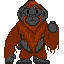
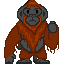
Two versions of the same layered image (64 x 64). Layer-by-layer changes:
painted on "Ape King Head" over [17, 0, 47, 18]
